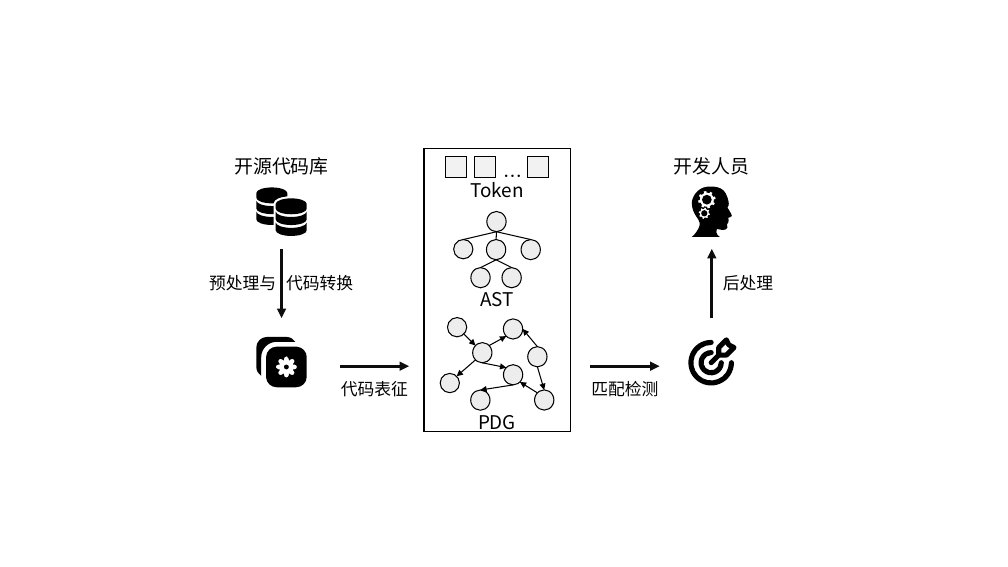
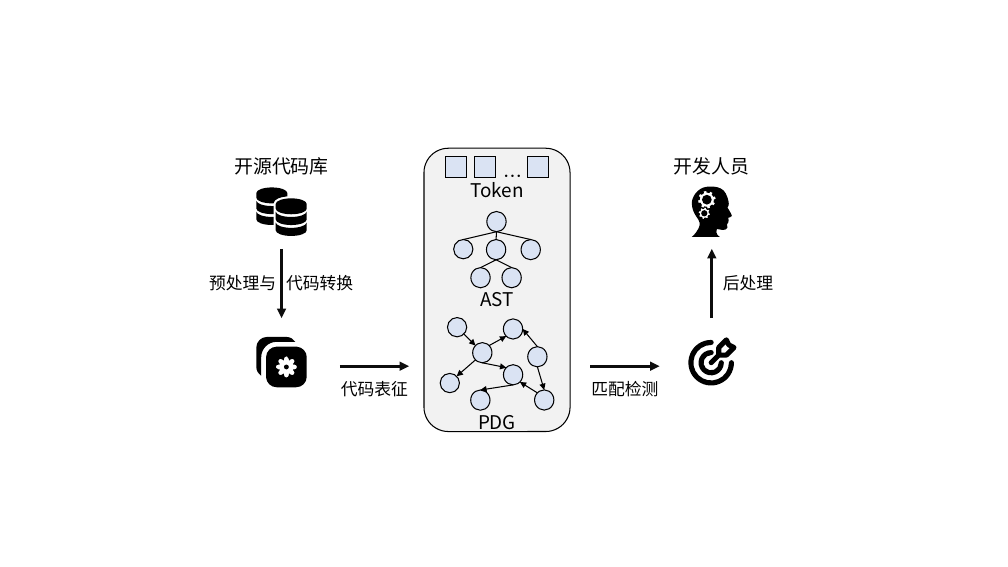
Before and after one commit to Wangdan-code/New_Graduation_Thesis, a slide deck: slide 4 of graduate-thesis/figures/ppt.pptx. Drawn at 1008x567 pixels with LibreOffice and Linux fonts; fonts in the diff are those of the drawing. Boxes give left, top, right and bottom in pixels: in the first picture for what was removed or moved away, otherwise in the second. Text is boxed around its words. In the diff, an @@ line names an element or a change of style, - is before the commit and + after.

```diff
--- a/graduate-thesis/figures/ppt.pptx
+++ b/graduate-thesis/figures/ppt.pptx
@@ rounded rectangle at bbox=[424, 148, 570, 432]: rectangle to rounded rectangle; fill none to #F2F2F2 @@
@@ fill #F2F2F2 to #DAE3F3 in 3 elements at bbox=[446, 157, 467, 178], bbox=[475, 157, 496, 178], bbox=[528, 157, 549, 178] @@
@@ fill #EDEDED to #DAE3F3 in 14 elements at bbox=[448, 318, 467, 337], bbox=[473, 343, 492, 363], bbox=[504, 319, 523, 340], bbox=[504, 364, 523, 385], bbox=[528, 347, 547, 368], bbox=[440, 374, 460, 393], bbox=[471, 390, 491, 411], bbox=[535, 390, 554, 411], bbox=[486, 240, 506, 260], bbox=[471, 268, 491, 288], bbox=[502, 268, 522, 288], bbox=[521, 240, 541, 260], bbox=[454, 240, 473, 259], bbox=[487, 212, 507, 232] @@
```
Also in this commit, not shown: 4 other slides changed, 1 slide removed, 9 other files.
